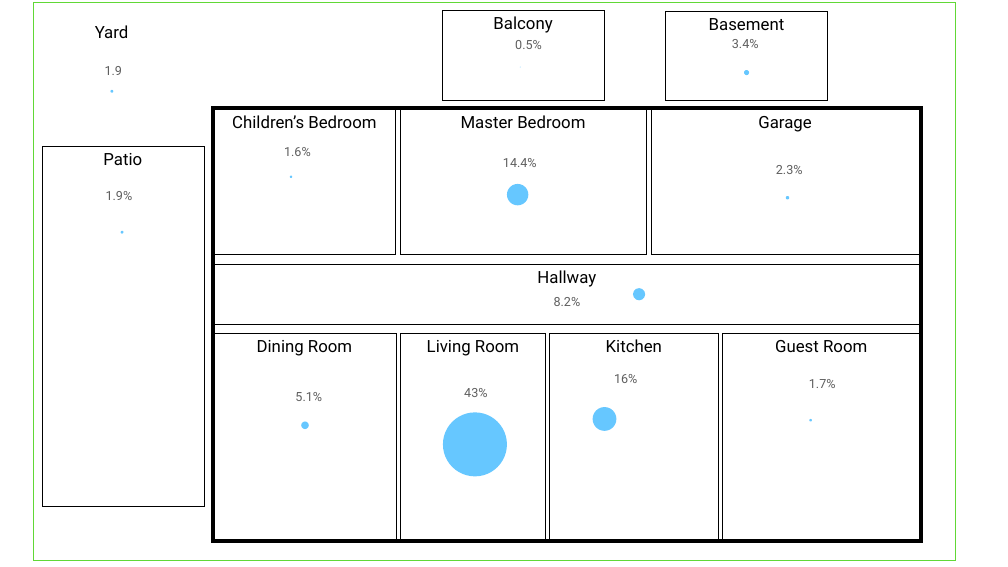
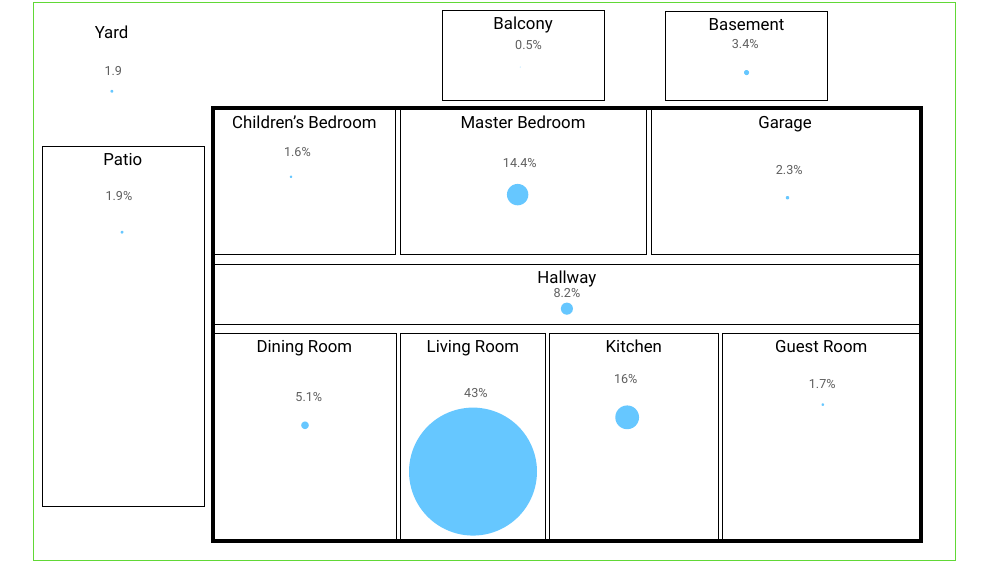
Before and after one commit to wenzelt/surveyR, a slide deck: slide 1 of House_Layout_PPT.pptx. Drawn at 1008x567 pixels with LibreOffice and Linux fonts; fonts in the diff are those of the drawing. Boxes give left, top, right and bottom in pixels: in the first picture for what was removed or moved away, otherwise in the second. Text is boxed around its words. In the diff, an @@ line names an element or a change of style, - is before the commit and + after.

```diff
--- a/House_Layout_PPT.pptx
+++ b/House_Layout_PPT.pptx
@@ text "8.2%": place and size @@
-text "8.2%" at box(554, 297, 581, 306)
+text "8.2%" at box(554, 288, 581, 297)
@@ ellipse: place and size @@
-ellipse at box(633, 288, 645, 300)
+ellipse at box(561, 302, 573, 314)
@@ ellipse: place and size @@
-ellipse at box(443, 412, 507, 476)
+ellipse at box(409, 407, 537, 536)
@@ ellipse: place and size @@
-ellipse at box(593, 407, 616, 431)
+ellipse at box(615, 406, 639, 429)
@@ ellipse: place and size @@
-ellipse at box(809, 419, 812, 421)
+ellipse at box(821, 403, 824, 406)
```
Also in this commit, not shown: 24 other files.
